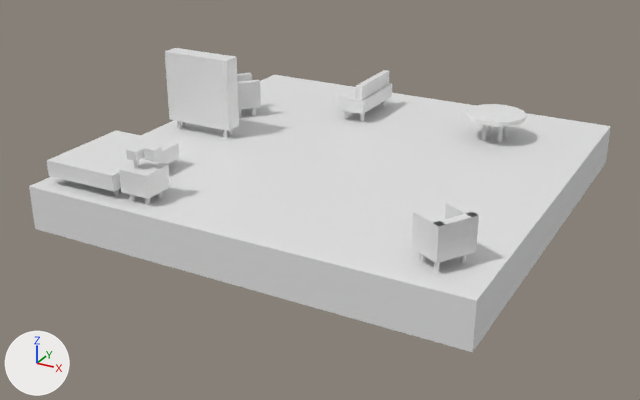
An edit to the glTF model assets/map_room1.gltf, drawn before and after from the same camera.
Both versions are drawn from a camera (50 mm lens) standing at (8.85, -17.32, 7.34) and looking at (-0.22, -0.82, -0.91). Lighting does not change. The marker at lower left points along +X, +Y and +Z. Where no turn or scale is listed for an object, it has been applied to the vertices.

Before the edit, the objects in view are built like this:
```python
ob_cube_005 = bpy.data.objects.new('Cube.005', me_cube_006)
ob_cube_005.location = (-3.78, 1.43, 0.42)
ob_cube_006 = bpy.data.objects.new('Cube.006', me_cube_007)
ob_cube_006.location = (-3.95, 1.22, 0.77)
ob_cube_007 = bpy.data.objects.new('Cube.007', me_cube_010)
ob_cube_007.location = (-3.5, 1.19, 0.77)
ob_cube_008 = bpy.data.objects.new('Cube.008', me_cube_009)
ob_cube_008.location = (-4.05, 1.66, 0.77)
ob_cube_009 = bpy.data.objects.new('Cube.009', me_cube_011)
ob_cube_009.location = (-0.95, 3.0, 0.44)
ob_cube_009.scale = (0.72, 1.76, 0.35)
ob_cube_010 = bpy.data.objects.new('Cube.010', me_cube_012)
ob_cube_010.location = (-0.75, 3.0, 0.79)
ob_cube_010.scale = (0.173, 1.67, 0.35)
ob_cylinder_015 = bpy.data.objects.new('Cylinder.015', me_cylinder_015)
ob_cylinder_015.location = (-3.68, 1.08, 0.12)
ob_cylinder_016 = bpy.data.objects.new('Cylinder.016', me_cylinder_016)
ob_cylinder_016.location = (-3.42, 1.39, 0.12)
ob_cylinder_017 = bpy.data.objects.new('Cylinder.017', me_cylinder_017)
ob_cylinder_017.location = (-1.15, 2.3, 0.14)
ob_cylinder_017.scale = (0.1, 0.1, 0.24)
# also in view: 'Cube.004' at (-3.8, -0.3, 1.1); 'Cube.015' at (3.83, -4.3, 0.77); 'Cylinder.029' at (2.7, 2.7, 0.6); 'Cube.001' at (-3.8, -3.6, 0.37); 'Cube.003' at (-2.39, -4.3, 0.45)
```
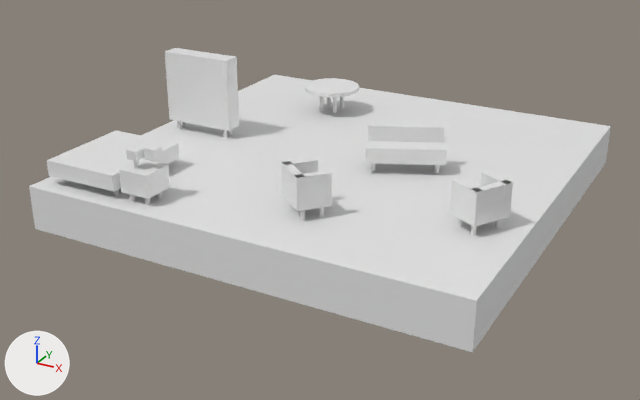
What differs and where, as boxes (x1, y1, x2, y2) in the pictures (640 x 400 px):
'Cube.009', moved, turned: before (338, 83, 392, 114); after (365, 137, 447, 165)
'Cube.013', moved: before (411, 230, 478, 264); after (450, 197, 511, 227)
'Cylinder.029', moved: before (466, 104, 527, 126); after (305, 78, 359, 97)
'Cube.010', moved, turned: before (355, 70, 390, 100); after (368, 123, 445, 143)
'Cube.014', moved: before (431, 212, 478, 245); after (469, 180, 512, 209)
'Cube.015', moved: before (412, 210, 446, 245); after (451, 178, 483, 210)
'Cube.005', moved: before (238, 94, 261, 110); after (282, 179, 332, 211)
'Cube.007', moved: before (237, 80, 261, 96); after (294, 170, 332, 195)
'Cube.016', moved: before (445, 201, 479, 236); after (480, 171, 513, 202)
'Cube.008', moved: before (237, 73, 252, 82); after (282, 158, 318, 181)
'Cube.006', moved: before (237, 81, 241, 97); after (284, 161, 305, 195)
'Cylinder.026', moved: before (497, 126, 503, 142); after (333, 97, 337, 113)
'Cylinder.025', moved: before (482, 125, 487, 140); after (320, 96, 323, 111)
'Cylinder.022', moved: before (434, 262, 440, 272); after (471, 226, 477, 235)
'Cylinder.023', moved: before (460, 254, 467, 263); after (495, 219, 501, 228)
'Cylinder.016', moved: before (252, 108, 256, 116); after (319, 207, 324, 217)
'Cylinder.028', moved: before (487, 125, 492, 135); after (327, 97, 331, 106)
'Cylinder.017', moved: before (345, 111, 349, 119); after (435, 165, 440, 173)
'Cylinder.015', moved: before (239, 110, 241, 118); after (300, 210, 305, 220)
'Cylinder.020', moved (not visible before): after (371, 163, 376, 171)

Edits to the bpy script that builds the scene:
```text
Change ob_cube_005:
    ob_cube_005.location: (-3.78, 1.43, 0.42) -> (0.82, -3.27, 0.42)
Change ob_cylinder_015:
    ob_cylinder_015.location: (-3.68, 1.08, 0.12) -> (0.92, -3.62, 0.12)
Change ob_cylinder_016:
    ob_cylinder_016.location: (-3.42, 1.39, 0.12) -> (1.18, -3.31, 0.12)
Change ob_cube_006:
    ob_cube_006.location: (-3.95, 1.22, 0.77) -> (0.65, -3.48, 0.77)
Change ob_cube_008:
    ob_cube_008.location: (-4.05, 1.66, 0.77) -> (0.55, -3.04, 0.77)
Change ob_cube_007:
    ob_cube_007.location: (-3.5, 1.19, 0.77) -> (1.1, -3.51, 0.77)
Change ob_cube_009:
    ob_cube_009.location: (-0.95, 3.0, 0.44) -> (1.62, -0.25, 0.44)
    ob_cube_009.rotation_euler: (0.0, 0.0, 0.0) -> (0.0, 0.0, 2.007)  # degrees (0, 0, 0) -> degrees (0, 0, 115)
Change ob_cylinder_017:
    ob_cylinder_017.location: (-1.15, 2.3, 0.14) -> (2.34, -0.13, 0.14)
Change ob_cylinder_020:
    ob_cylinder_020.location: (-1.1, 3.7, 0.14) -> (1.05, -0.68, 0.14)
Change ob_cube_010:
    ob_cube_010.location: (-0.75, 3.0, 0.79) -> (1.54, -0.06, 0.79)
    ob_cube_010.rotation_euler: (0.0, 0.0, 0.0) -> (0.0, 0.0, 2.007)  # degrees (0, 0, 0) -> degrees (0, 0, 115)
Change ob_cube_013:
    ob_cube_013.location: (4.01, -3.98, 0.42) -> (4.07, -2.28, 0.42)
Change ob_cylinder_022:
    ob_cylinder_022.location: (4.03, -4.34, 0.12) -> (4.09, -2.64, 0.12)
Change ob_cylinder_023:
    ob_cylinder_023.location: (4.33, -3.82, 0.12) -> (4.39, -2.12, 0.12)
Change ob_cube_014:
    ob_cube_014.location: (4.24, -4.12, 0.77) -> (4.31, -2.42, 0.77)
Change ob_cube_015:
    ob_cube_015.location: (3.83, -4.3, 0.77) -> (3.89, -2.6, 0.77)
Change ob_cube_016:
    ob_cube_016.location: (4.19, -3.67, 0.77) -> (4.25, -1.97, 0.77)
Change ob_cylinder_025:
    ob_cylinder_025.location: (2.5, 2.5, 0.28) -> (-2.0, 2.5, 0.32)
Change ob_cylinder_029:
    ob_cylinder_029.location: (2.7, 2.7, 0.6) -> (-1.8, 2.7, 0.64)
Change ob_cylinder_026:
    ob_cylinder_026.location: (2.9, 2.5, 0.3) -> (-1.6, 2.5, 0.34)
Change ob_cylinder_028:
    ob_cylinder_028.location: (2.5, 2.9, 0.3) -> (-2.0, 2.9, 0.34)
```
